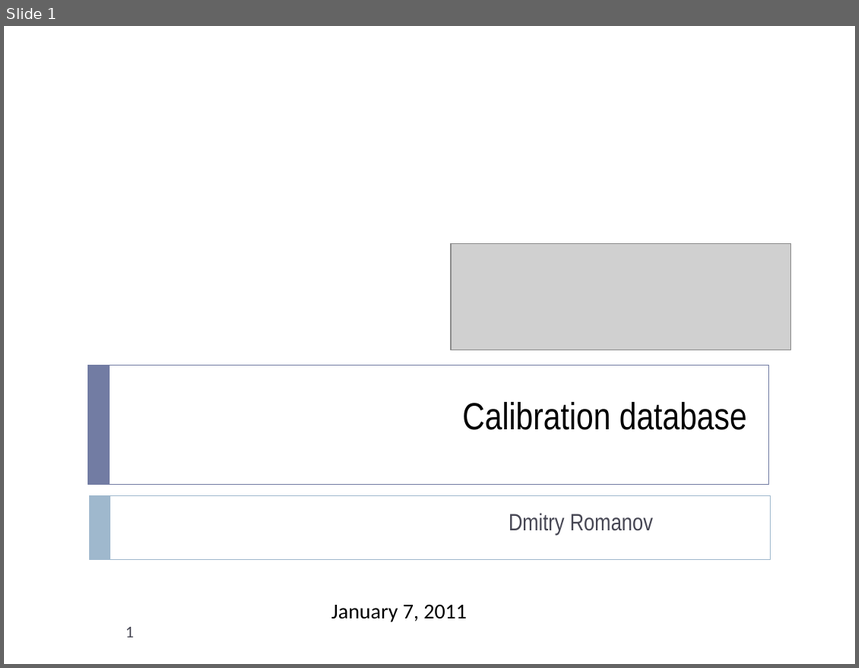
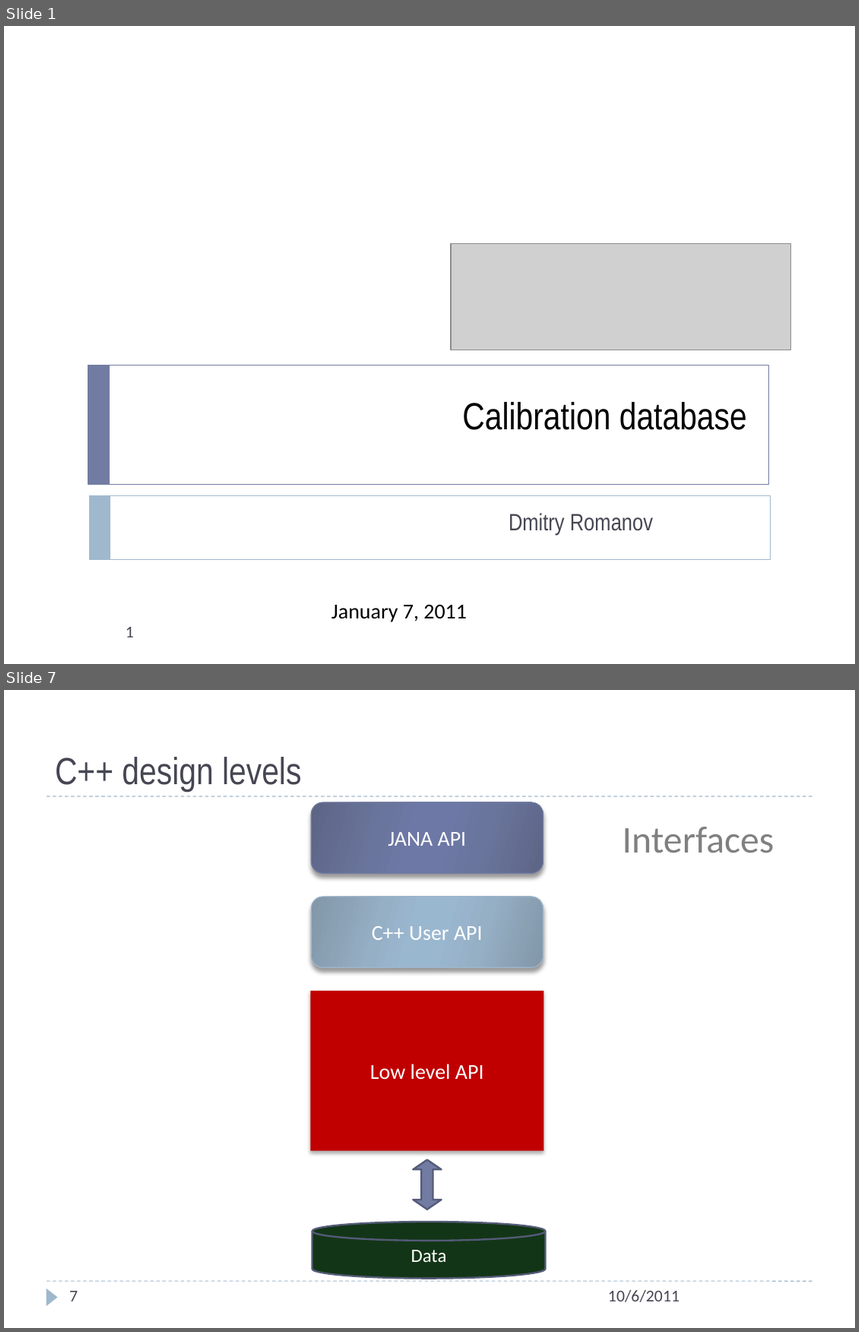
Before and after one commit to JeffersonLab/ccdb, a slide deck: doc/ccdb_design_paralellism_01_07_2011.pptx. Shown one above the other, each under a label of ours: slide 1 before the commit, slides 1 and 7 after it; the slides between them are not shown. The pictures are 859x668 and 859x1332 pixels, drawn with LibreOffice and Linux fonts; fonts in the diff are those of the drawing; grey boxes stand for pictures. Boxes give left, top, right and bottom in pixels: in the first picture for what was removed or moved away, otherwise in the second. Text is boxed around its words. In the diff, an @@ line names an element or a change of style, - is before the commit and + after.

```diff
--- a/doc/ccdb_design_paralellism_01_07_2011.pptx
+++ b/doc/ccdb_design_paralellism_01_07_2011.pptx
@@ slide 7 added at <box>4,690,855,1328</box>, background #FFFFFF @@
@@ title added at <box>55,757,301,792</box>, 32 pt, text #464653 @@
+C++ design levels
@@ line added from (47, 796) to (813, 796), #9FB8CD 0.75 pt dashed @@
@@ rounded rectangle added at <box>311,802,544,873</box>, fill gradient #5D6585 to #6B759E to #6E79A7, outline #727CA3 0.75 pt, 18 pt, text #FFFFFF @@
+JANA API
@@ text added at <box>623,827,775,853</box>, 32 pt, text #808080 @@
+Interfaces
@@ rounded rectangle added at <box>311,897,544,967</box>, fill gradient #8297A8 to #96B0C6 to #9BB8D1, outline #9FB8CD 0.75 pt, 18 pt, text #FFFFFF @@
+C++ User API
@@ rectangle added at <box>310,991,544,1151</box>, fill #C00000, 18 pt, text #FFFFFF @@
+Low level API
@@ up down arrow added at <box>414,1160,442,1209</box>, fill #727CA3, outline #545C79 1.5 pt @@
@@ cylinder added at <box>312,1222,545,1279</box>, fill #133517, outline #545C79 1.5 pt, 16 pt, text #FFFFFF @@
+Data
@@ line added from (47, 1281) to (813, 1281), #9FB8CD 0.75 pt dashed @@
@@ triangle added at <box>47,1288,58,1306</box>, fill #9FB8CD @@
@@ page number added at <box>69,1291,78,1302</box>, 14 pt, text #464653 @@
+7
@@ text added at <box>608,1290,680,1303</box>, 14 pt, text #464653 @@
+10/6/2011
```
Also in this commit, not shown: 19 slides changed, 3 other slides added, 14 other files.
